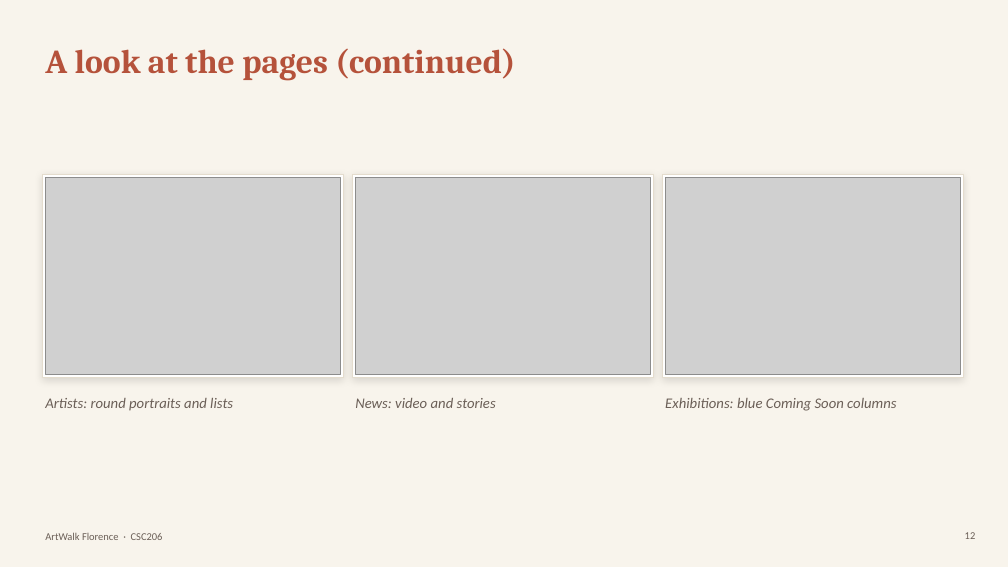
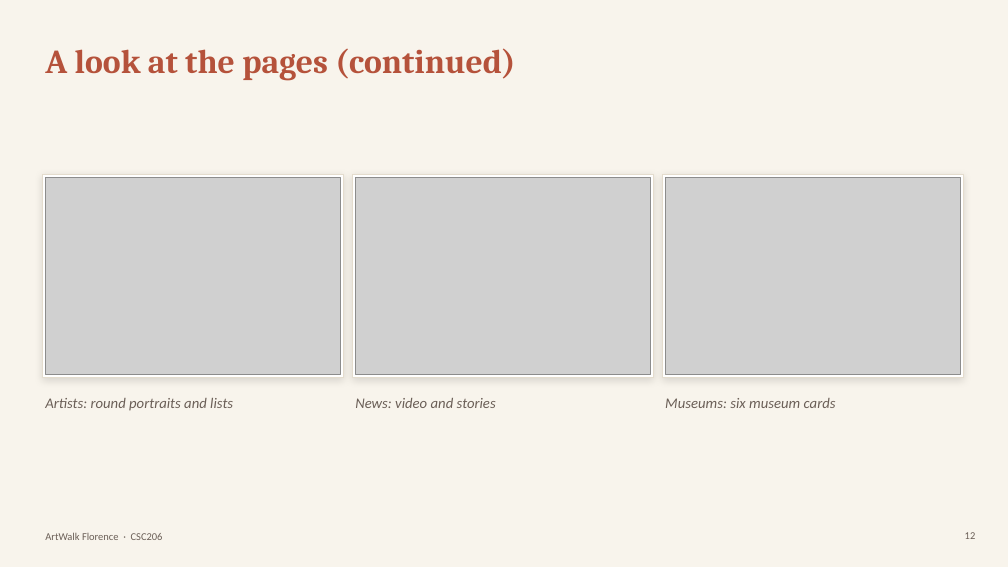
Before and after one commit to Kntouanoglou/Claude, a slide deck: slide 12 of artwalk-florence/presentation/ArtWalk-Florence-Presentation.pptx. Drawn at 1008x567 pixels with LibreOffice and Linux fonts; fonts in the diff are those of the drawing; grey boxes stand for pictures. Boxes give left, top, right and bottom in pixels: in the first picture for what was removed or moved away, otherwise in the second. Text is boxed around its words. In the diff, an @@ line names an element or a change of style, - is before the commit and + after.

```diff
--- a/artwalk-florence/presentation/ArtWalk-Florence-Presentation.pptx
+++ b/artwalk-florence/presentation/ArtWalk-Florence-Presentation.pptx
@@ text at [665,398,836,408]: text changed @@
-Exhibitions: blue Coming Soon columns
+Museums: six museum cards
```
Also in this commit, not shown: 3 other slides changed.
